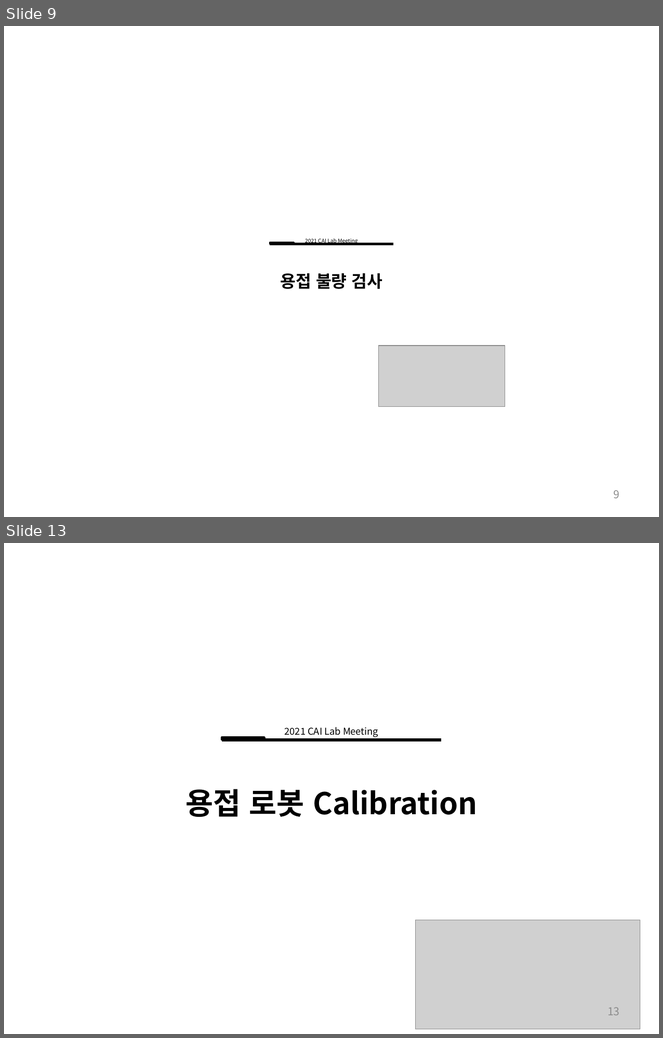
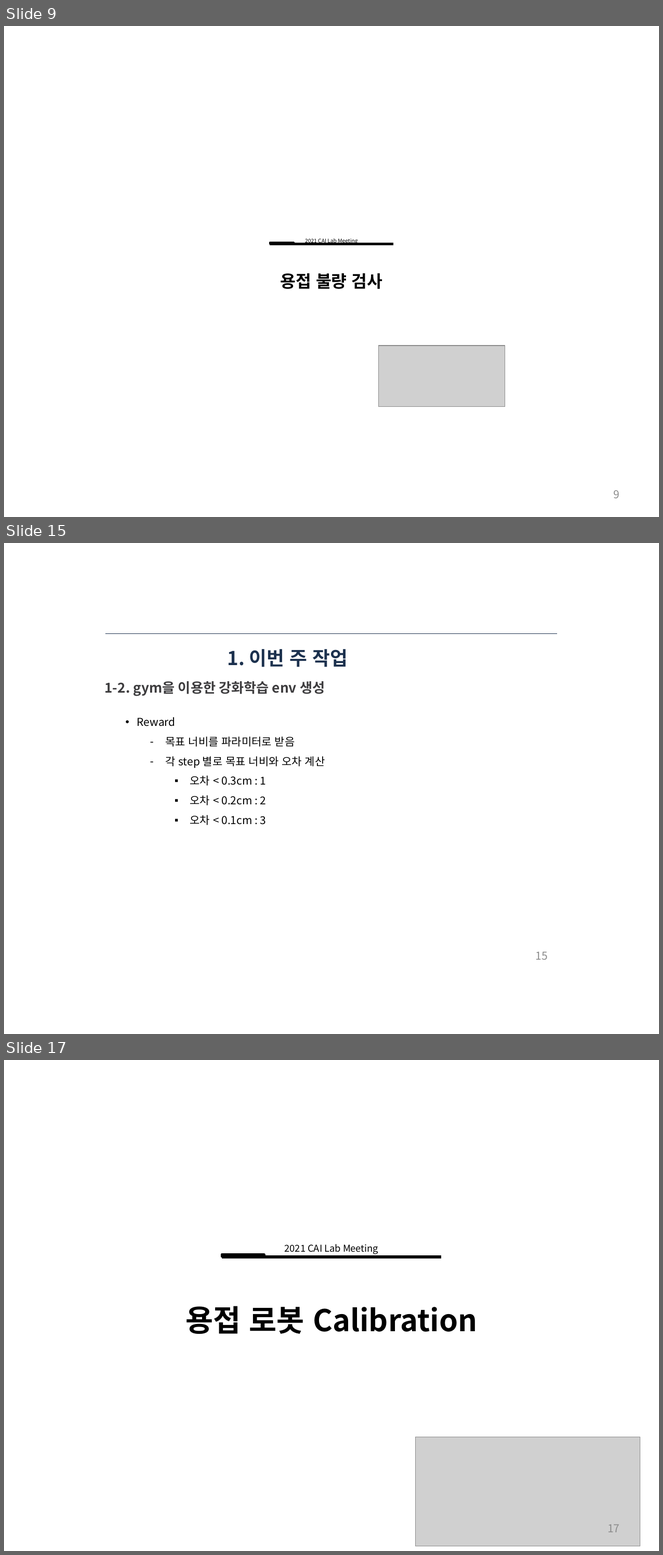
Before and after one commit to ssh6189/2022.03.05, a slide deck: 2022년 3월 5일 용접자동화로봇.pptx. Shown one above the other, each under a label of ours: slides 9 and 13 before the commit, slides 9, 15 and 17 after it; the slides between them are not shown. The pictures are 663x1038 and 663x1555 pixels, drawn with LibreOffice and Linux fonts; fonts in the diff are those of the drawing; grey boxes stand for pictures. Boxes give left, top, right and bottom in pixels: in the first picture for what was removed or moved away, otherwise in the second. Text is boxed around its words. In the diff, an @@ line names an element or a change of style, - is before the commit and + after.

```diff
--- a/2022년 3월 5일 용접자동화로봇.pptx
+++ b/2022년 3월 5일 용접자동화로봇.pptx
@@ slide 15 added at <box>4,543,659,1034</box>, background #FFFFFF @@
@@ line added from (105, 634) to (557, 634), #1C314E 0.75 pt @@
@@ title added at <box>228,649,348,667</box>, 21 pt, text #1C314E, bold @@
+1. 이번 주 작업
@@ text added at <box>104,681,325,696</box>, 15 pt, text #3D3C3E, bold @@
+1-2. gym을 이용한 강화학습 env 생성
@@ text added at <box>137,717,325,825</box>, 12 pt, text #000000 @@
+• Reward
+  – 목표 너비를 파라미터로 받음
+  – 각 step 별로 목표 너비와 오차 계산
+    ▪ 오차 < 0.3cm : 1
+    ▪ 오차 < 0.2cm : 2
+    ▪ 오차 < 0.1cm : 3
@@ page number added at <box>536,952,548,960</box>, 12 pt, text #8C8C8C @@
+15
@@ what was slide 13 is now slide 17 @@
@@ page number at <box>608,1525,620,1533</box>: text changed @@
-13
+17
```
Also in this commit, not shown: 2 slides changed, 7 other slides added, 4 slides removed.
